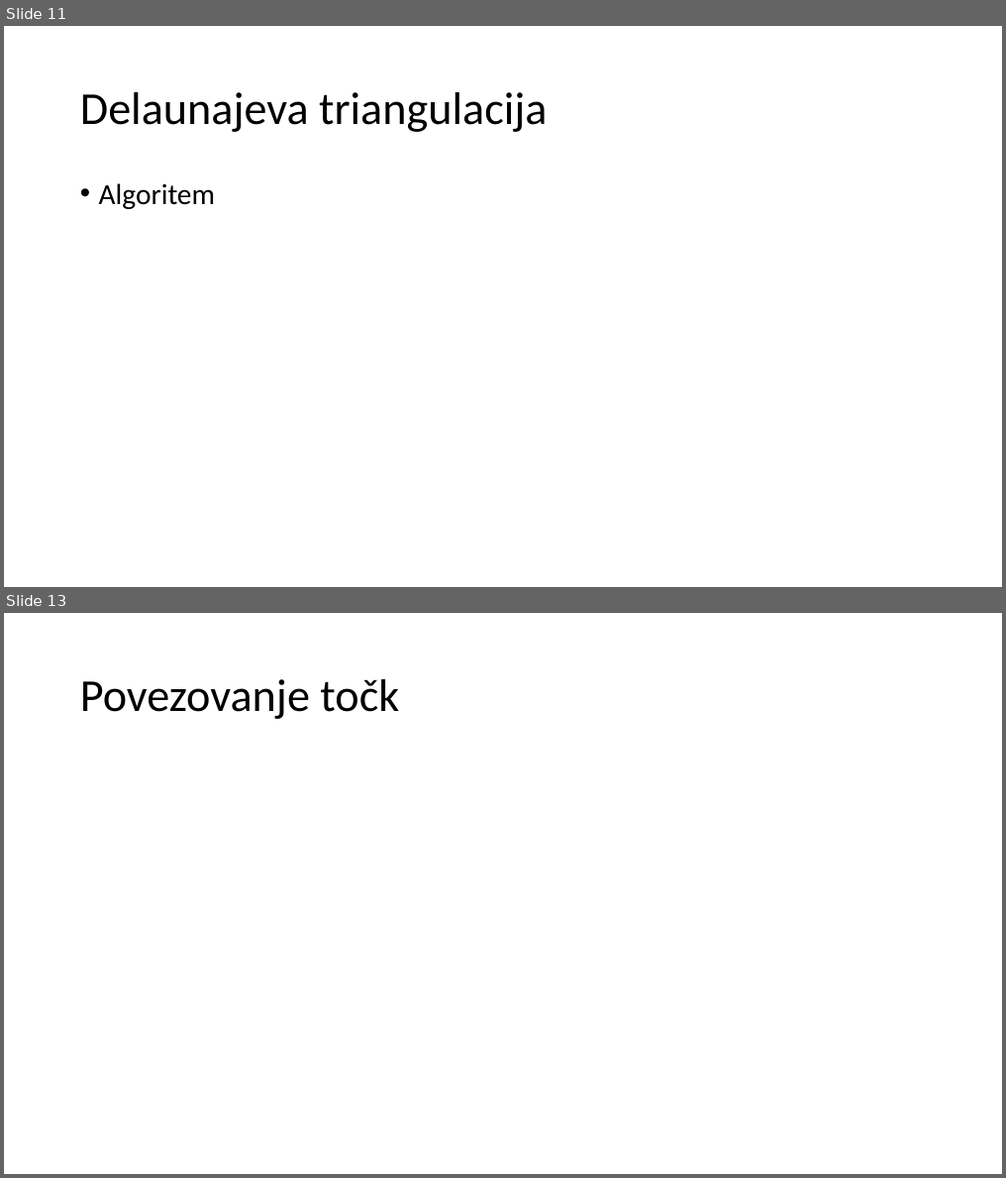
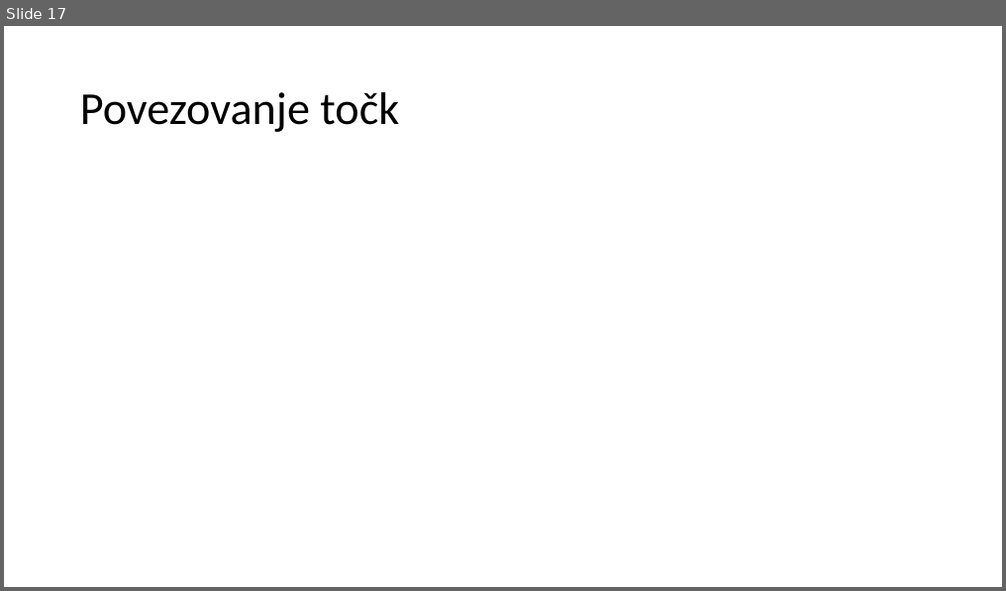
Before and after one commit to 15minutOdmora/voronoi_diagram, a slide deck: predstavitev/Vornoievi_diagrami.pptx. Shown one above the other, each under a label of ours: slides 11 and 13 before the commit, slide 17 after it; the slides between them are not shown. The pictures are 1006x1178 and 1006x591 pixels, drawn with LibreOffice and Linux fonts; fonts in the diff are those of the drawing. Boxes give left, top, right and bottom in pixels: in the first picture for what was removed or moved away, otherwise in the second. Text is boxed around its words. In the diff, an @@ line names an element or a change of style, - is before the commit and + after.

```diff
--- a/predstavitev/Vornoievi_diagrami.pptx
+++ b/predstavitev/Vornoievi_diagrami.pptx
@@ slide 11 removed at (x1=4, y1=26, x2=1002, y2=587), background #FFFFFF @@
@@ title removed at (x1=80, y1=92, x2=547, y2=132) @@
-Delaunajeva triangulacija
@@ text removed at (x1=99, y1=183, x2=215, y2=209) @@
-• Algoritem
@@ what was slide 13 is now slide 17 @@
```
Also in this commit, not shown: 2 slides changed, 8 slides added, 3 other slides removed, 1 other file.
